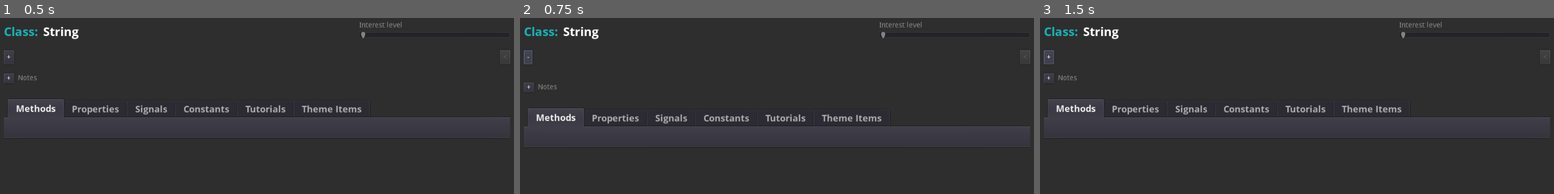
Above: before the commit, frames 1-3 (left to right).
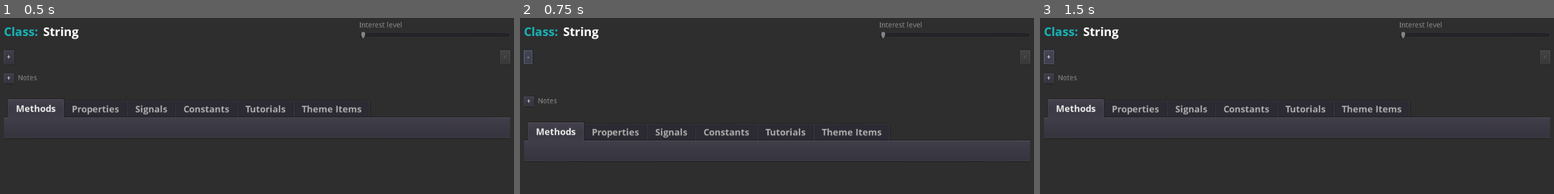
Above: after the commit, the same moments.

Repository: andrew-wilkes/godotbuddy.com
Game: Godot game, scene res://Test.tscn
Two runs of this game, one before a commit and one after it. Both use one fixed random seed, a clock stepped at 60 frames per second and the inputs below. The project has no main scene, so this scene is started directly.
Inputs:
- Up to frame 1 (0.5 s): no input
- Up to frame 2 (0.75 s): click "+" at 0.5 s
- Up to frame 3 (1.5 s): click "-" at 1.25 s

Frame 1 is identical in both runs. In frame 2, 5.4% of the frame differs, in the area x 0-100%, y 36-82%; in frame 3, nothing differs.
Error before the commit: Invalid get index 'String' (on base: 'Dictionary'). (res://ClassDetails.gd:207)
Error after the commit: Invalid get index 'String' (on base: 'Dictionary'). (res://ClassDetails.gd:210)

Commit message:
Fix problem of description box sizing

Diff:
--- a/apps/desktop/ClassDetails.gd
+++ b/apps/desktop/ClassDetails.gd
@@ -57,7 +57,7 @@
 	find_node("ClassName").text = cname
 	find_node("BDesc").set_content(info.brief_description)
 	desc.set_content(info.description)
-	call_deferred("set_description_scroll_container_size")
+	call_deferred("set_description_container_size")
 
 	# Set up tabs
 	var remove = false
@@ -181,7 +181,7 @@
 	back_button.disabled = true if history.size() < 1 else false
 
 
-func set_description_scroll_container_size():
+func set_description_container_size():
 	if first_run:
 		first_run = false
 		# RichTextLabel does not resize on first run if child of scroll container
@@ -189,9 +189,12 @@
 		descbox.get_child(0).get_child(0).add_child(desc)
 	# Make RichTextLabel shrink to fit content
 	desc.rect_size.y = 0
-	# Set min size of scroll container based on desc size.y
-	var scroll_container = descbox.get_child(0)
-	scroll_container.rect_min_size.y = min(desc.rect_size.y, max_description_size_y)
+	set_desc_hbox_size()
+	call_deferred("set_desc_hbox_size")
+
+func set_desc_hbox_size():
+	var hbox = descbox.get_child(0)
+	hbox.rect_min_size.y = min(desc.rect_size.y, max_description_size_y)
 
 
 func get_info(cname) -> Dictionary:
@@ -342,6 +345,7 @@
 func _on_Description_pressed():
 	descbox.visible = not descbox.visible
 	desc_button.text = "-" if descbox.visible else "+"
+	call_deferred("set_desc_hbox_size")
 
 
 func _on_NotesButton_pressed():
